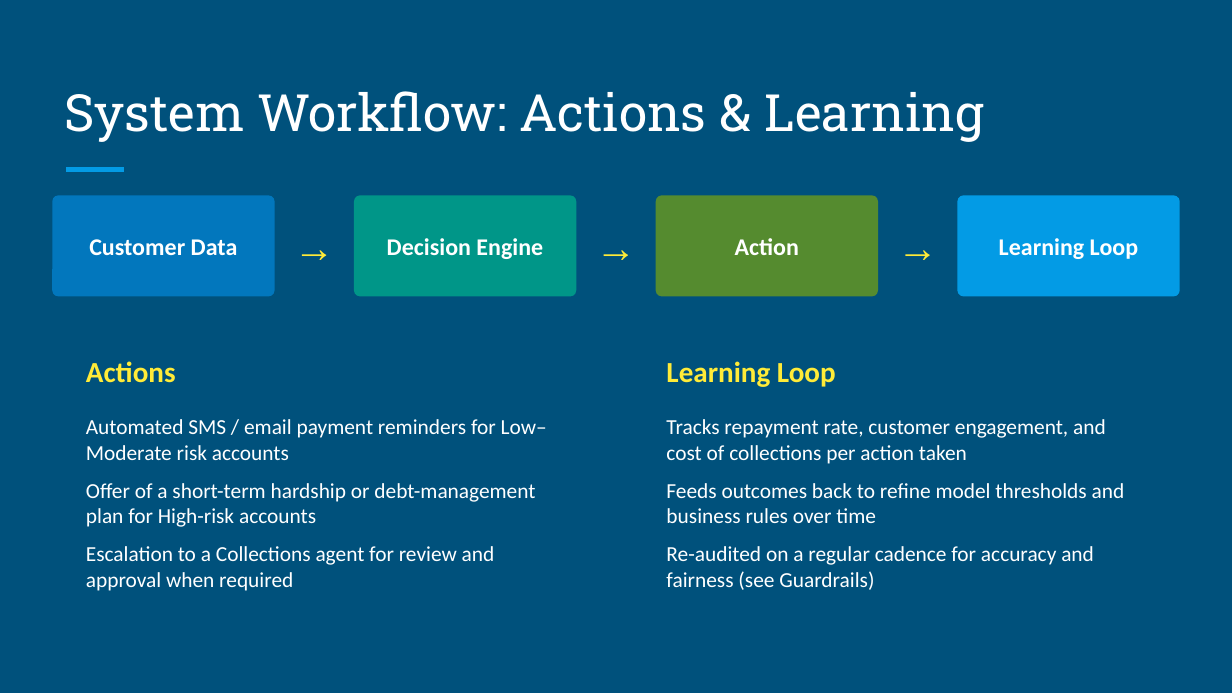
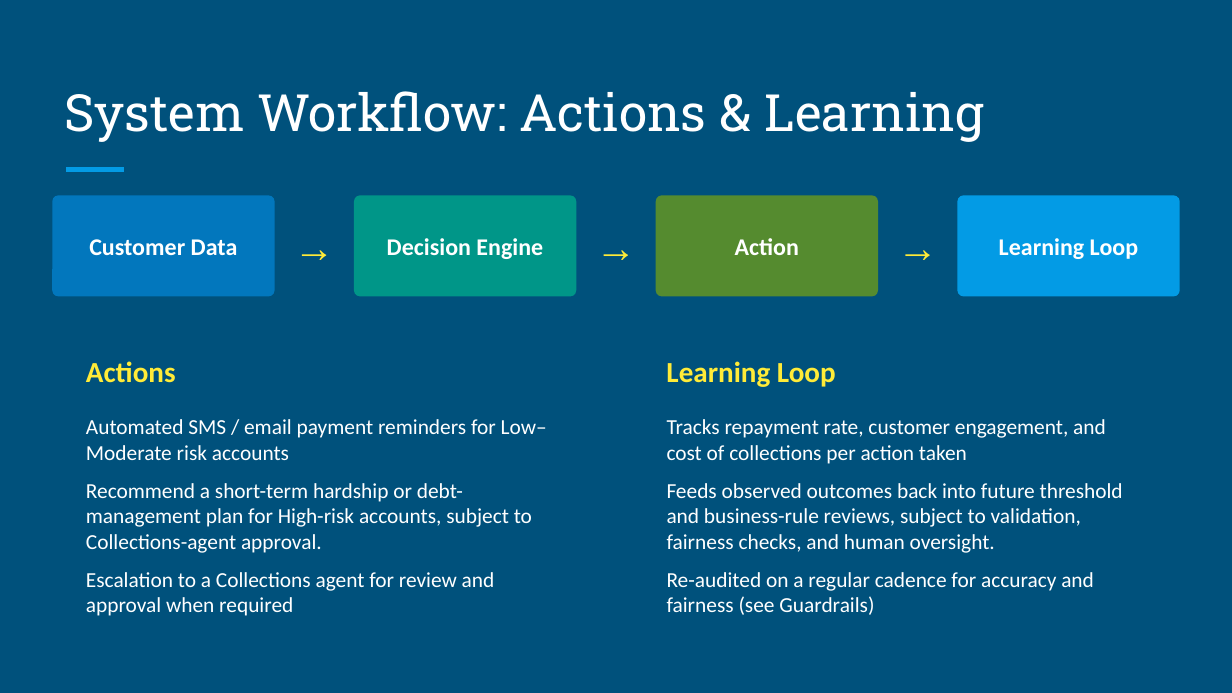
Before and after one commit to Katch-me/GenAI-powered-Data-Analytics-, a slide deck: slide 3 of Geldium_AI_Collections_Strategy.pptx. Drawn at 1232x693 pixels with LibreOffice and Linux fonts; fonts in the diff are those of the drawing. Boxes give left, top, right and bottom in pixels: in the first picture for what was removed or moved away, otherwise in the second. Text is boxed around its words. In the diff, an @@ line names an element or a change of style, - is before the commit and + after.

```diff
--- a/Geldium_AI_Collections_Strategy.pptx
+++ b/Geldium_AI_Collections_Strategy.pptx
@@ text at bbox=[86, 483, 532, 553]: text changed @@
-Offer of a short-term hardship or debt-management plan for High-risk accounts
+Recommend a short-term hardship or debt-management plan for High-risk accounts, subject to Collections-agent approval.
@@ text at bbox=[667, 483, 1123, 553]: text changed @@
-Feeds outcomes back to refine model thresholds and business rules over time
+Feeds observed outcomes back into future threshold and business-rule reviews, subject to validation, fairness checks, and human oversight.
```
Also in this commit, not shown: 5 other slides changed, 4 other files.
